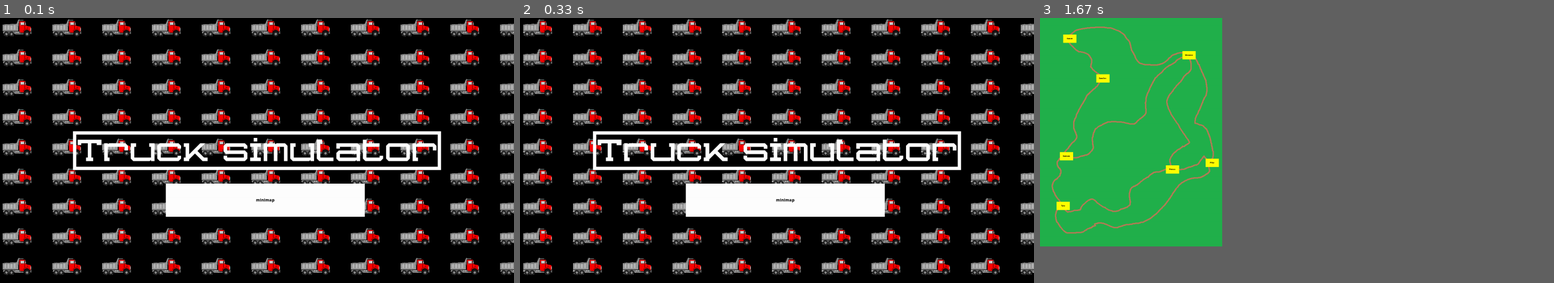
Above: before the commit, frames 1-3 (left to right).
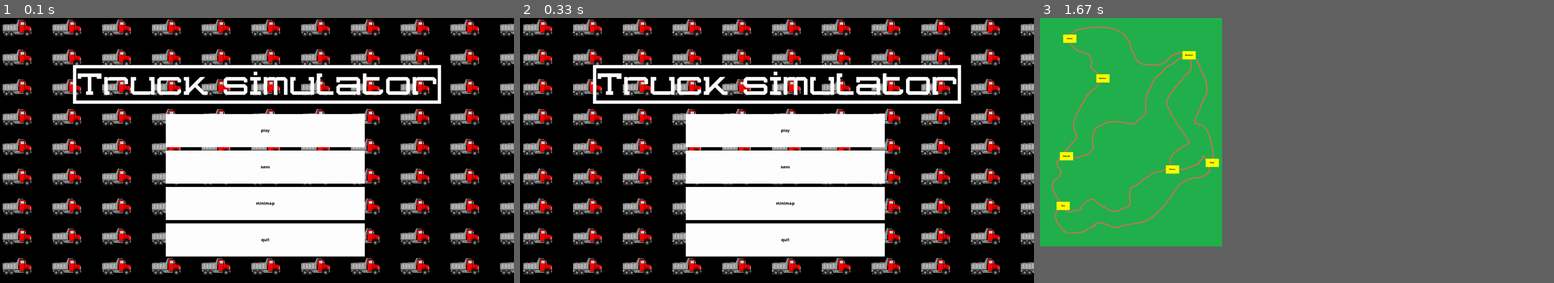
Above: after the commit, the same moments.

Repository: supermeganikitos/Project_pygame
Game: pygame game, started from mane.py
The game is run twice, just before and just after one commit, with the same random seed, the same clock (stepped at 60 frames per second) and the same inputs.
Inputs:
- Up to frame 1 (0.1 s): no input
- Up to frame 2 (0.33 s): no input
- Up to frame 3 (1.67 s): click "minimap" at 0.43 s

The runs differ from the first frame. In frame 1, 21% of the frame differs, in the area x 14-86%, y 17-91%; in frame 2, 21%; in frame 3, nothing differs.

Commit message:
кнопки выйти сохранить и играть

Diff:
--- a/mane.py
+++ b/mane.py
@@ -13,7 +13,7 @@
     font = pygame.font.Font(font, textsize)
     text = font.render(str(n), True, pygame.Color(text_color))
     text_x = width // 2 - text.get_width() // 2
-    text_y = height // 2 - text.get_height() // 2
+    text_y = height // 4 - text.get_height() // 2
     text_w = text.get_width()
     text_h = text.get_height()
     screen.blit(text, (text_x, text_y))
@@ -28,7 +28,10 @@
     screen = pygame.display.set_mode(size)
     pygame.display.set_caption('simulator truck')
     group_preview = pygame.sprite.Group()
-    mimapbtn = SimpleButton(group_preview, 500, 500, 600, 100, pygame.Color('white'), text='minimap')
+    play = SimpleButton(group_preview, 500, 290, 600, 100, pygame.Color('white'), text='play')
+    save = SimpleButton(group_preview, 500, 400, 600, 100, pygame.Color('white'), text='save')
+    mimapbtn = SimpleButton(group_preview, 500, 510, 600, 100, pygame.Color('white'), text='minimap')
+    quit = SimpleButton(group_preview, 500, 620, 600, 100, pygame.Color('white'), text='quit')
     pygame.display.flip()
     x_step = 150
     y_step = 90
@@ -53,11 +56,15 @@
         trucks.update()
         trucks.draw(screen)
         draw_(screen, 'Truck simulator', width, height, delta_frame=10, width_frame=10)
+        play.draw(screen)
+        save.draw(screen)
         mimapbtn.draw(screen)
+        quit.draw(screen)
         clock.tick(10)
         pygame.display.flip()
     if res:
         return SHOW_MINIMAP
+
 
 
 def running_minimap():
